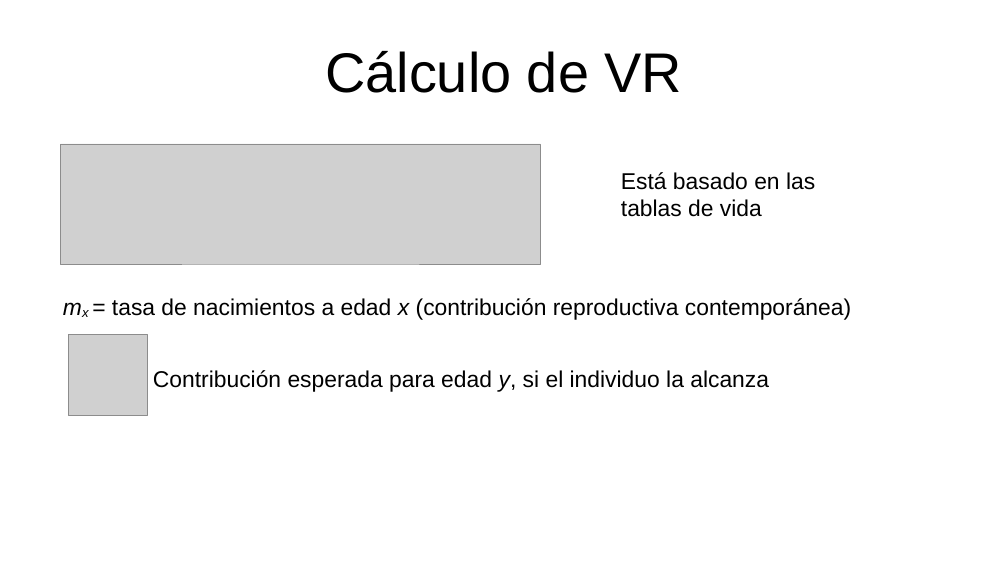
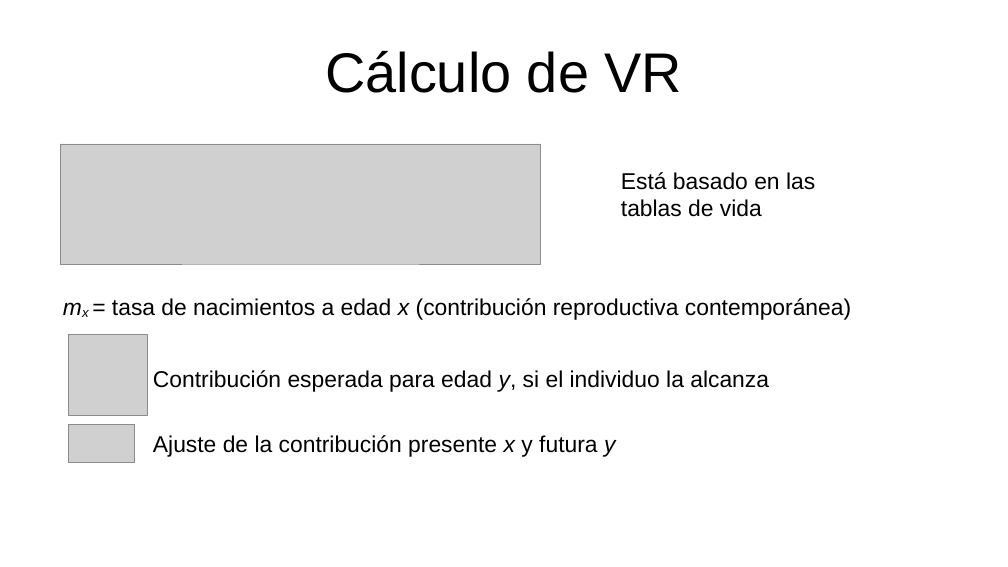
Before and after one commit to gerardommc/Ecologia-poblaciones, a slide deck: slide 13 of Unidad-3/Componentes-historia.odp. Drawn at 1008x567 pixels with LibreOffice and Linux fonts; fonts in the diff are those of the drawing; grey boxes stand for pictures. Boxes give left, top, right and bottom in pixels: in the first picture for what was removed or moved away, otherwise in the second. Text is boxed around its words. In the diff, an @@ line names an element or a change of style, - is before the commit and + after.

```diff
--- a/Unidad-3/Componentes-historia.odp
+++ b/Unidad-3/Componentes-historia.odp
@@ picture added at [69,425,134,464] @@
@@ text added at [153,435,615,457], 18 pt, text #000000 @@
+Ajuste de la contribución presente x y futura y
```
Also in this commit, not shown: 1 slide added, 3 other files.
